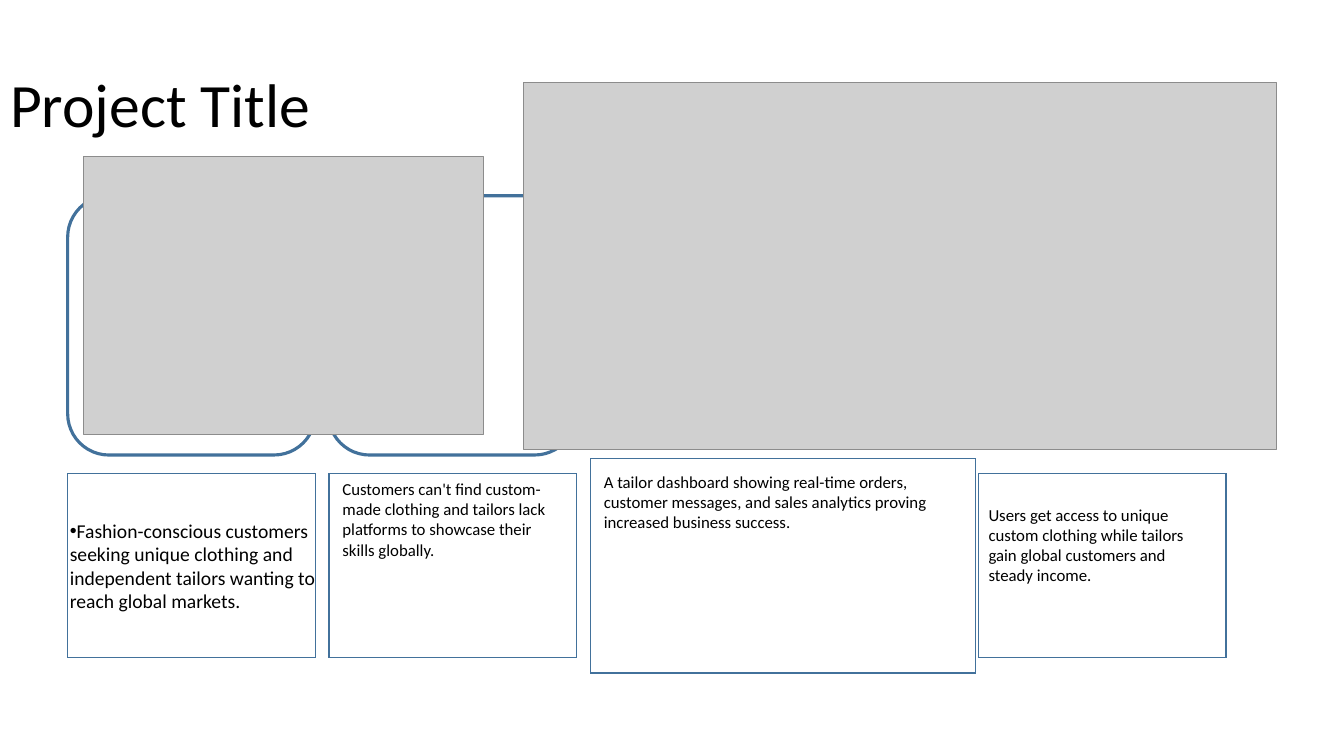
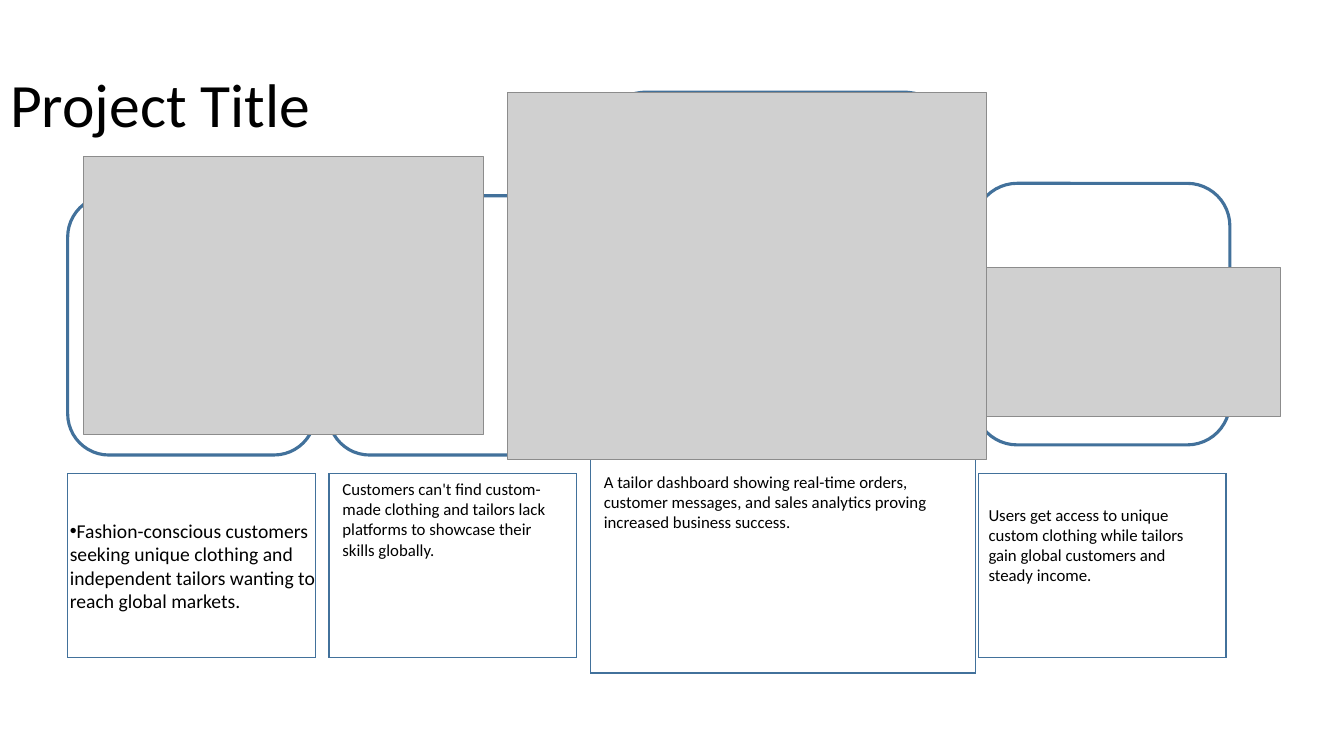
Before and after one commit to mukailaalhshituabr-cyber/Final_project_web, a slide deck: slide 3 of FInal_Project_Faming_Template.pptx. Drawn at 1344x756 pixels with LibreOffice and Linux fonts; fonts in the diff are those of the drawing; grey boxes stand for pictures; background and template pictures are left out. Boxes give left, top, right and bottom in pixels: in the first picture for what was removed or moved away, otherwise in the second. Text is boxed around its words. In the diff, an @@ line names an element or a change of style, - is before the commit and + after.

Commit message:
done

```diff
--- a/FInal_Project_Faming_Template.pptx
+++ b/FInal_Project_Faming_Template.pptx
@@ picture added at [507, 93, 986, 461] @@
@@ rounded rectangle added at [589, 92, 962, 443], outline #42719B 2.25 pt @@
@@ rounded rectangle added at [975, 184, 1230, 445], outline #42719B 2.25 pt @@
@@ picture: place and size @@
-picture at [523, 83, 1276, 450]
+picture at [976, 268, 1280, 416]
```
Also in this commit, not shown: 1 slide added.
